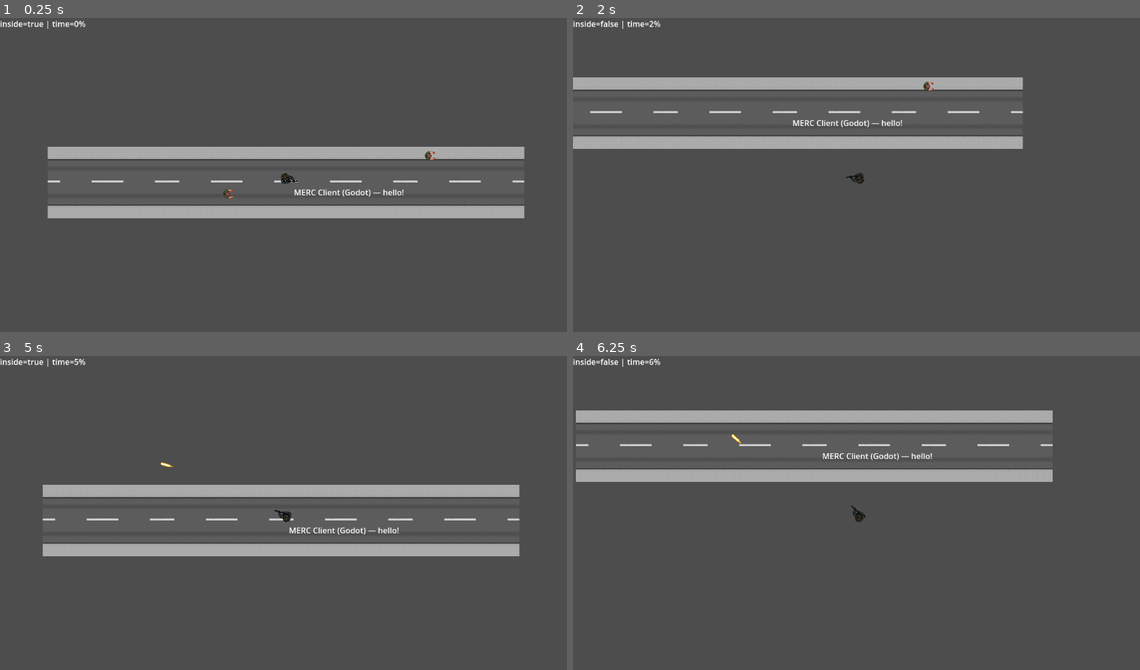
Above: before the commit, frames 1-4 (two rows, left to right).
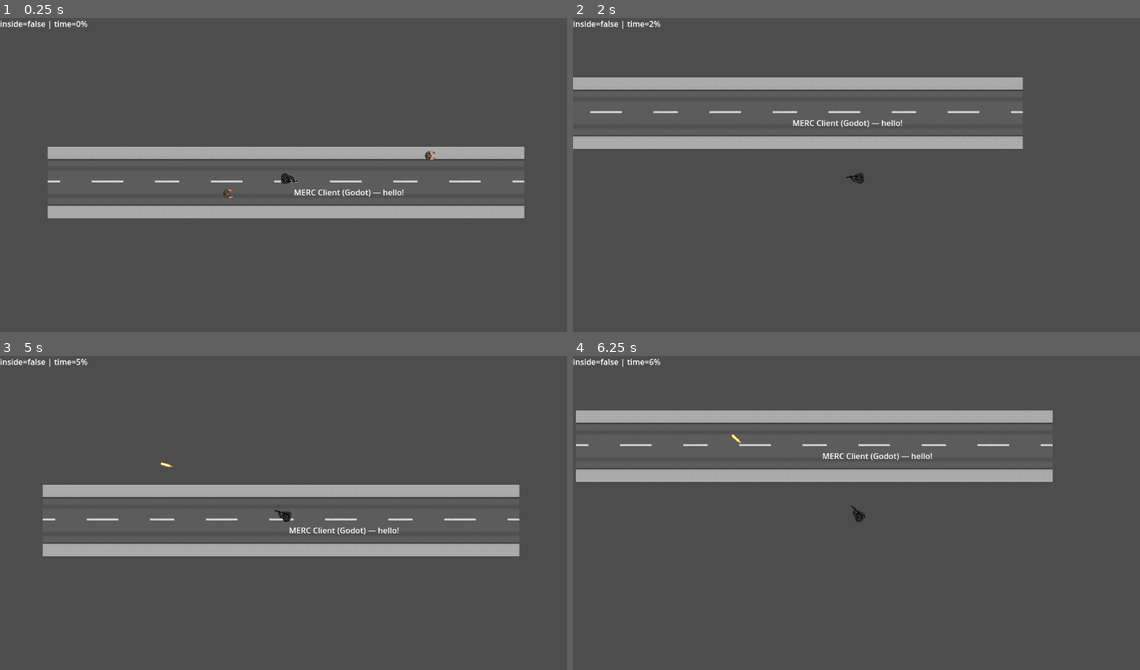
Above: after the commit, the same moments.

Repository: mondalchandler/merc-online
Game: Godot game, scene res://scenes/Main.tscn
Two runs of this game, one before a commit and one after it. Both use one fixed random seed, a clock stepped at 60 frames per second and the inputs below.
Inputs (mouse positions are in pixels of both pictures, inside the frame that each line leads up to):
- Up to frame 1 (0.25 s): no input
- Up to frame 2 (2 s): tap Enter at 0.5 s; move the mouse to (986, 162) at 0.52 s; press the mouse at (986, 162) at 0.53 s; hold D (move_right) 0.53-1.28 s; move the mouse to (743, 193) at 1.27 s; release the mouse at (743, 193) at 1.28 s; hold S (move_down) from 1.28 s (still down); click (743, 193) at 1.35 s
- Up to frame 3 (5 s): move the mouse to (345, 447) at 2.02 s; release S (move_down) at 2.03 s; press the mouse at (345, 447) at 2.03 s; hold D (move_right) 2.03-2.78 s; move the mouse to (255, 582) at 2.77 s; release the mouse at (255, 582) at 2.78 s; hold W (move_up) 2.78-3.53 s; click (255, 582) at 2.85 s; move the mouse to (459, 563) at 3.52 s; press the mouse at (459, 563) at 3.53 s; hold A (move_left) from 3.53 s (still down); move the mouse to (113, 469) at 4.27 s; release the mouse at (113, 469) at 4.28 s; click (113, 469) at 4.35 s
- Up to frame 4 (6.25 s): move the mouse to (884, 516) at 5.02 s; release A (move_left) at 5.03 s; press the mouse at (884, 516) at 5.03 s; hold S (move_down) 5.03-5.78 s; move the mouse to (771, 437) at 5.77 s; release the mouse at (771, 437) at 5.78 s; hold D (move_right) from 5.78 s (still down); click (771, 437) at 5.85 s

The runs differ from the first frame. In frame 1, 0.1% of the frame differs, in the area x 4-16%, y 0-4%; in frame 2, less than 0.1%; in frame 3, 0.1%; in frame 4, nothing differs.

Commit message:
clear room collision object

Diff:
--- a/apps/game-client/scenes/Main.tscn
+++ b/apps/game-client/scenes/Main.tscn
@@ -1723,8 +1723,6 @@
 [sub_resource type="TileSet" id="TileSet_cfxoe"]
 sources/0 = SubResource("TileSetAtlasSource_8nqfs")
 
-[sub_resource type="RectangleShape2D" id="RectangleShape2D_7thpb"]
-
 [sub_resource type="CircleShape2D" id="CircleShape2D_g8y4u"]
 
 [node name="Main" type="Node2D"]
@@ -1744,7 +1742,6 @@
 script = ExtResource("3_6x7xh")
 
 [node name="CollisionShape2D" type="CollisionShape2D" parent="World/BuildingZone"]
-shape = SubResource("RectangleShape2D_7thpb")
 
 [node name="Player" type="CharacterBody2D" parent="." groups=["player"]]
 script = ExtResource("3_78bxd")
Not shown: 1 places in apps/game-client/scenes/Main.tscn that only renumber resources
